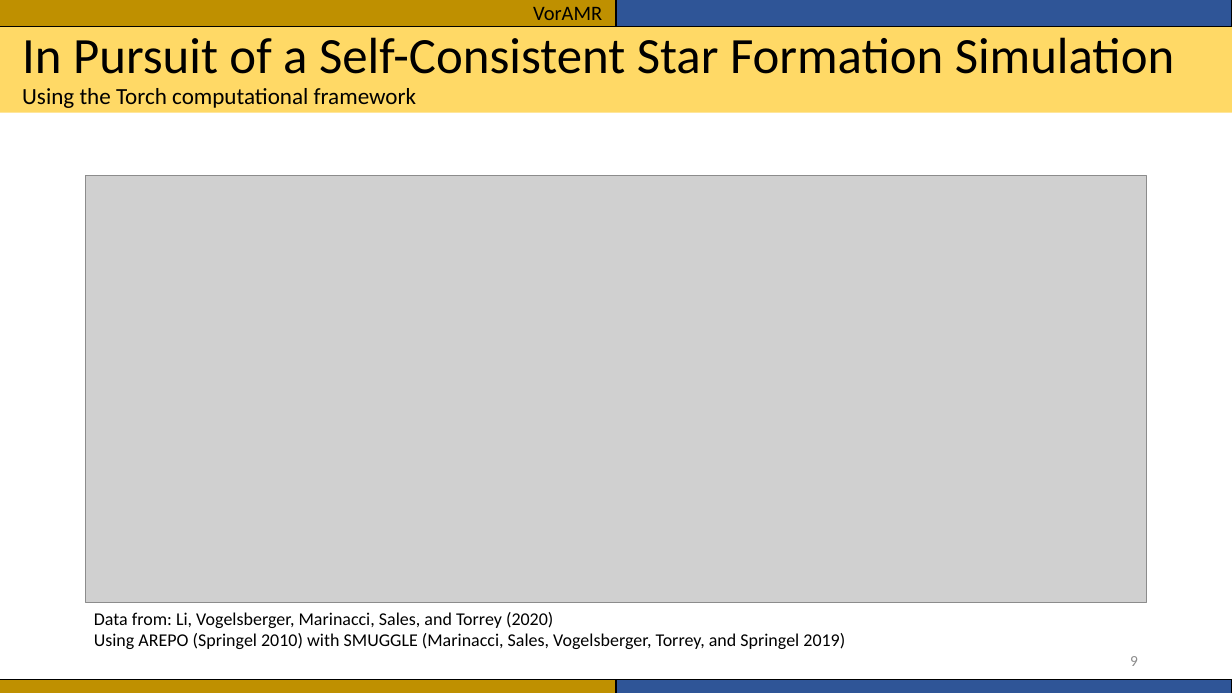
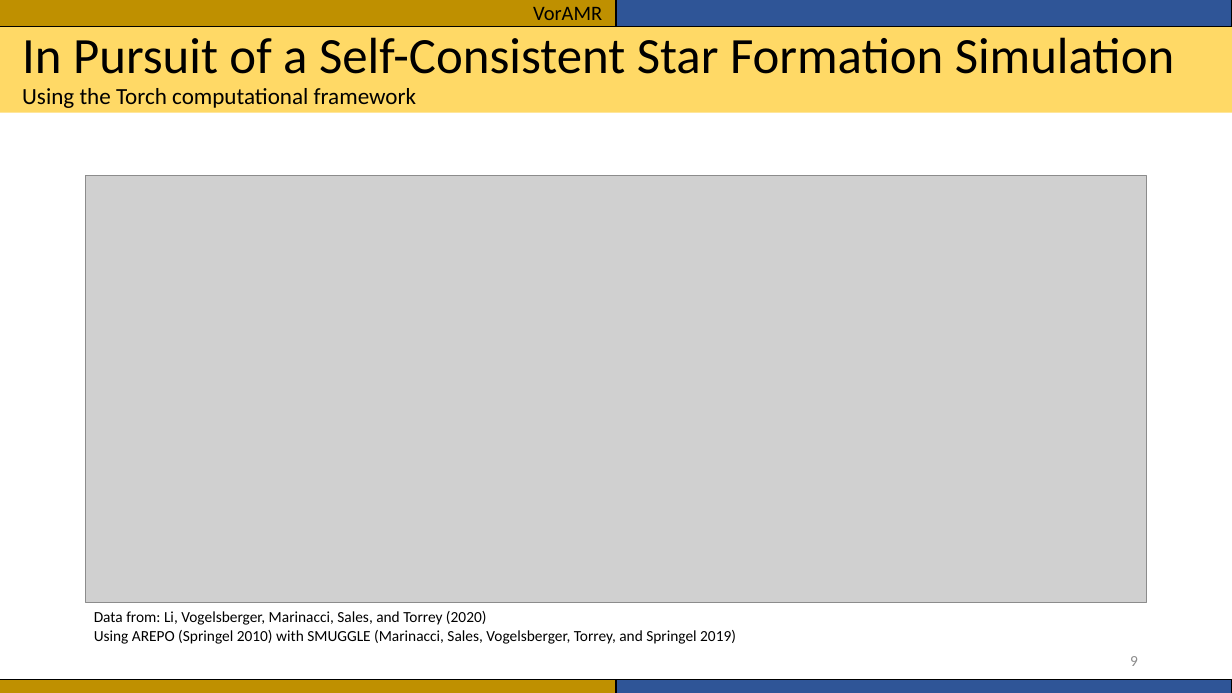
Before and after one commit to seanlabean/presentations, a slide deck: slide 9 of 2022Clusters/Presentation1.pptx. Drawn at 1232x693 pixels with LibreOffice and Linux fonts; fonts in the diff are those of the drawing; grey boxes stand for pictures. Boxes give left, top, right and bottom in pixels: in the first picture for what was removed or moved away, otherwise in the second. Text is boxed around its words. In the diff, an @@ line names an element or a change of style, - is before the commit and + after.

```diff
--- a/2022Clusters/Presentation1.pptx
+++ b/2022Clusters/Presentation1.pptx
@@ text "Data from: Li, Vogelsberger, Marinacci, ..." at [94,611,736,644]: size 14 to 12 pt @@
```
Also in this commit, not shown: 2 other slides changed.
